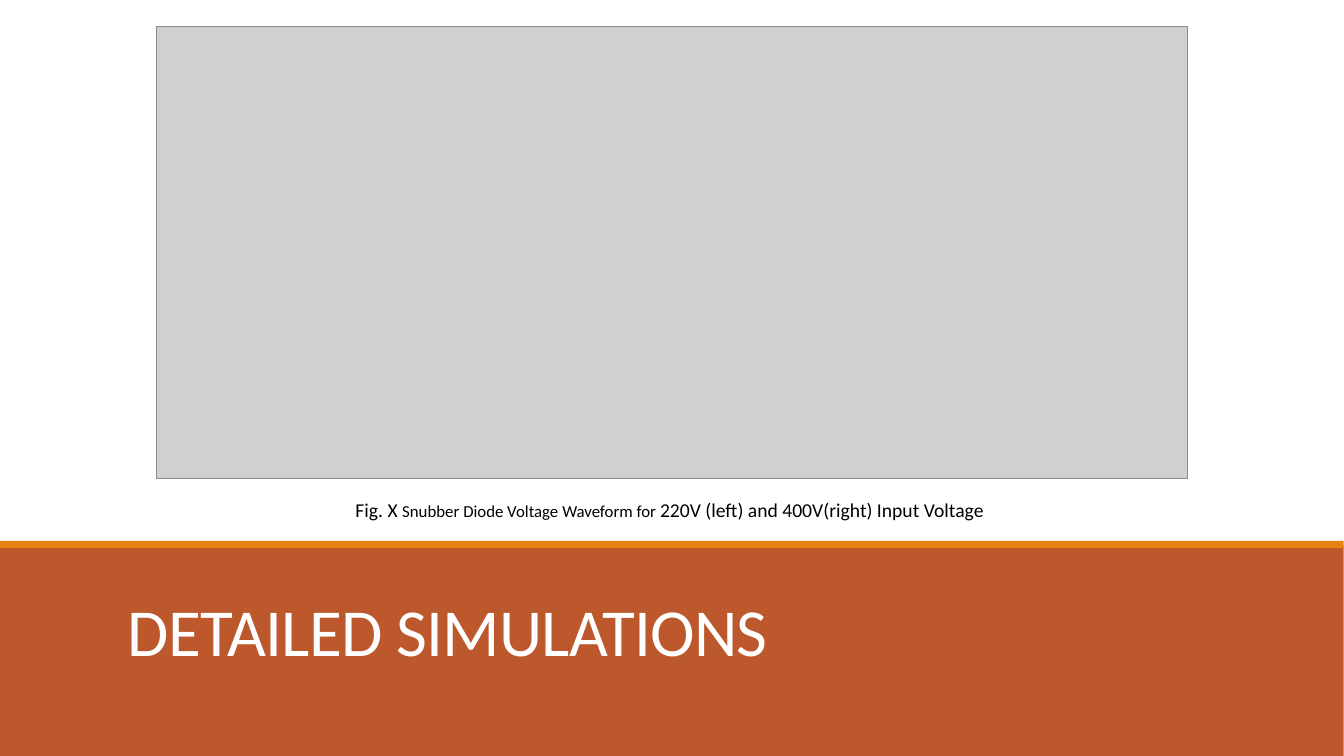
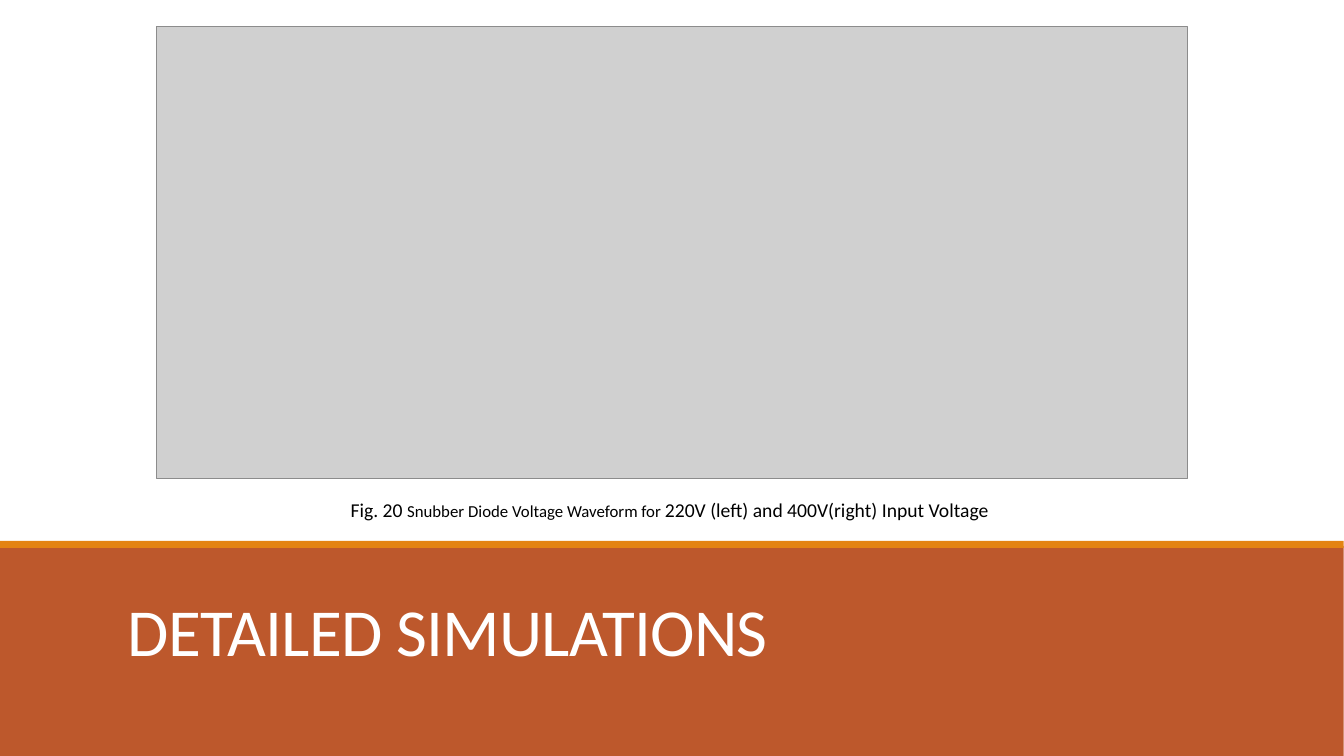
Before and after one commit to EnesCanbolat/EE464_Project, a slide deck: slide 44 of Presentations/464_FB_vs3.pptx. Drawn at 1344x756 pixels with LibreOffice and Linux fonts; fonts in the diff are those of the drawing; grey boxes stand for pictures. Boxes give left, top, right and bottom in pixels: in the first picture for what was removed or moved away, otherwise in the second. Text is boxed around its words. In the diff, an @@ line names an element or a change of style, - is before the commit and + after.

```diff
--- a/Presentations/464_FB_vs3.pptx
+++ b/Presentations/464_FB_vs3.pptx
@@ text at box(351, 503, 989, 521): text changed @@
-Fig. X Snubber Diode Voltage Waveform for 220V (left) and 400V(right) Input Voltage
+Fig. 20 Snubber Diode Voltage Waveform for 220V (left) and 400V(right) Input Voltage
```
Also in this commit, not shown: 23 other slides changed.
